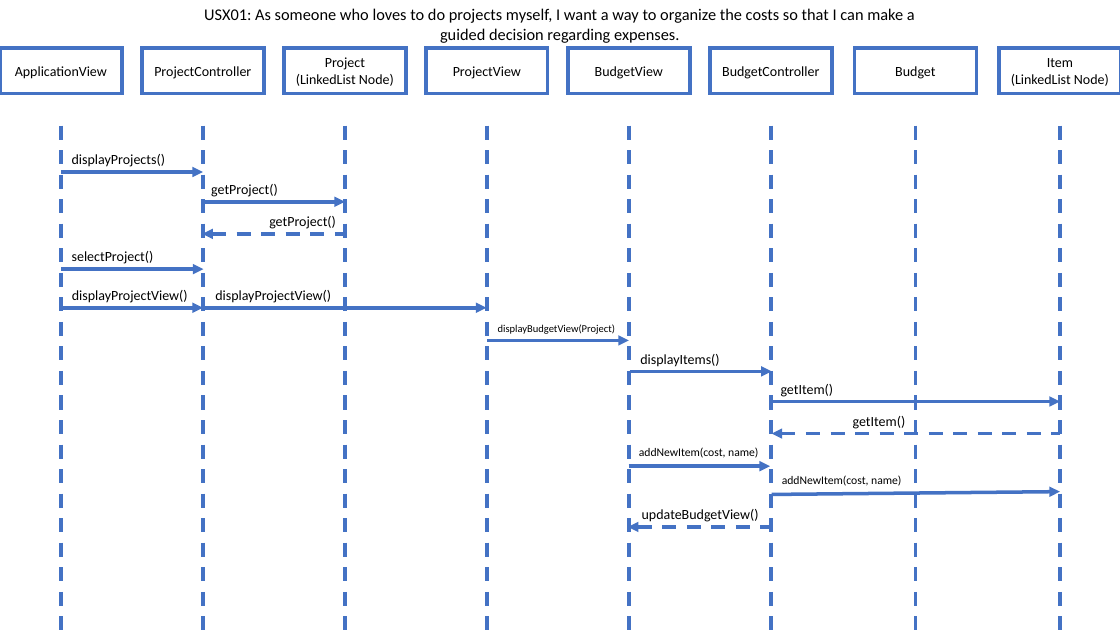
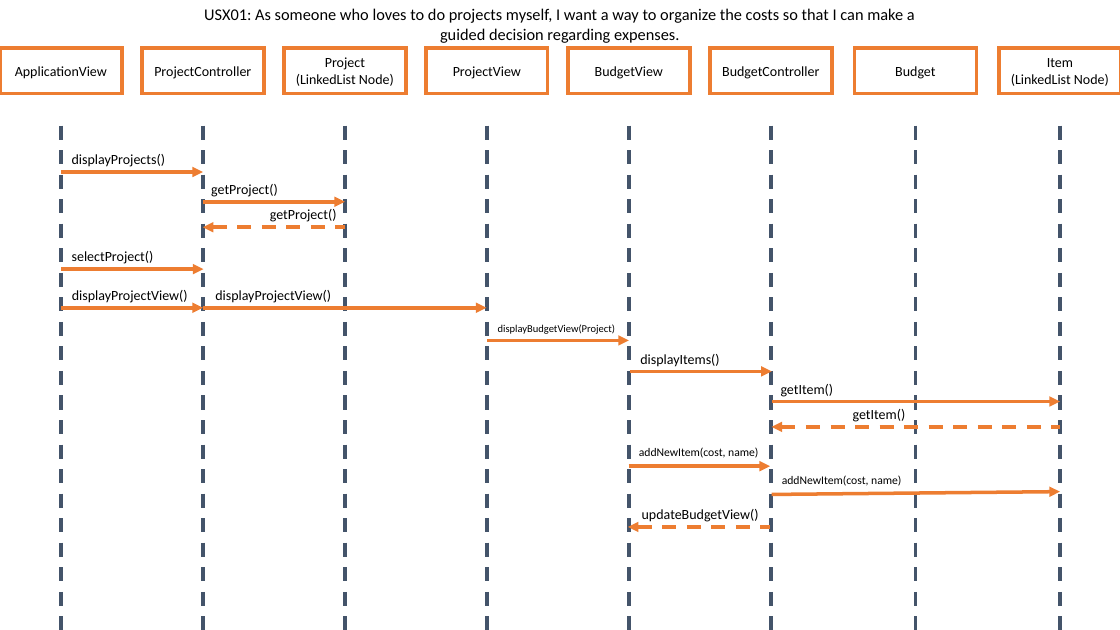
Before and after one commit to dgreen29/Creative-Tech-Brains, a slide deck: slide 3 of documentation/AppDesign.pptx (slide 2 before the commit). Drawn at 1120x630 pixels with LibreOffice and Linux fonts; fonts in the diff are those of the drawing. Boxes give left, top, right and bottom in pixels: in the first picture for what was removed or moved away, otherwise in the second. Text is boxed around its words. In the diff, an @@ line names an element or a change of style, - is before the commit and + after.

```diff
--- a/documentation/AppDesign.pptx
+++ b/documentation/AppDesign.pptx
@@ outline #4472C4 3 pt to #ED7D31 3 pt in 8 elements at (0,48,122,93), (142,48,264,93), (426,48,548,93), (568,48,690,93), (710,48,832,93), (854,48,976,93), (284,48,406,93), (999,48,1120,93) @@
@@ line (61, 126) - (61, 630): stroke #4472C4 3 pt dashed to #44546A 3 pt dashed @@
@@ line (203, 126) - (203, 630): stroke #4472C4 3 pt dashed to #44546A 3 pt dashed @@
@@ line (345, 126) - (345, 630): stroke #4472C4 3 pt dashed to #44546A 3 pt dashed @@
@@ line (487, 126) - (487, 630): stroke #4472C4 3 pt dashed to #44546A 3 pt dashed @@
@@ line (629, 126) - (629, 630): stroke #4472C4 3 pt dashed to #44546A 3 pt dashed @@
@@ line (771, 126) - (771, 630): stroke #4472C4 3 pt dashed to #44546A 3 pt dashed @@
@@ line (916, 126) - (916, 630): stroke #4472C4 3 pt dashed to #44546A 3 pt dashed @@
@@ line (1060, 126) - (1060, 630): stroke #4472C4 3 pt dashed to #44546A 3 pt dashed @@
@@ arrow (61, 172) - (203, 172): stroke #4472C4 3 pt to #ED7D31 3 pt @@
@@ arrow (202, 202) - (344, 202): stroke #4472C4 3 pt to #ED7D31 3 pt @@
@@ 2 texts, 2 arrows: place and size @@
-2 texts, 2 arrows at (202,216,1060,434)
+2 texts, 2 arrows at (203,209,1060,427)
@@ arrow (203, 227) - (345, 227): stroke #4472C4 3 pt dashed to #ED7D31 3 pt dashed @@
@@ arrow (61, 269) - (203, 269): stroke #4472C4 3 pt to #ED7D31 3 pt @@
@@ arrow (61, 308) - (203, 308): stroke #4472C4 3 pt to #ED7D31 3 pt @@
@@ arrow (203, 308) - (486, 308): stroke #4472C4 3 pt to #ED7D31 3 pt @@
@@ arrow (487, 340) - (629, 340): stroke #4472C4 3 pt to #ED7D31 3 pt @@
@@ arrow (629, 371) - (772, 371): stroke #4472C4 3 pt to #ED7D31 3 pt @@
@@ arrow (772, 402) - (1060, 402): stroke #4472C4 3 pt to #ED7D31 3 pt @@
@@ arrow (772, 427) - (1060, 427): stroke #4472C4 3 pt dashed to #ED7D31 3 pt dashed @@
@@ arrow (628, 466) - (770, 466): stroke #4472C4 3 pt to #ED7D31 3 pt @@
@@ arrow (772, 495) - (1060, 492): stroke #4472C4 3 pt to #ED7D31 3 pt @@
@@ arrow (628, 527) - (770, 527): stroke #4472C4 3 pt dashed to #ED7D31 3 pt dashed @@
```
Also in this commit, not shown: 1 other slide changed, 2 slides added, 1 other file.
